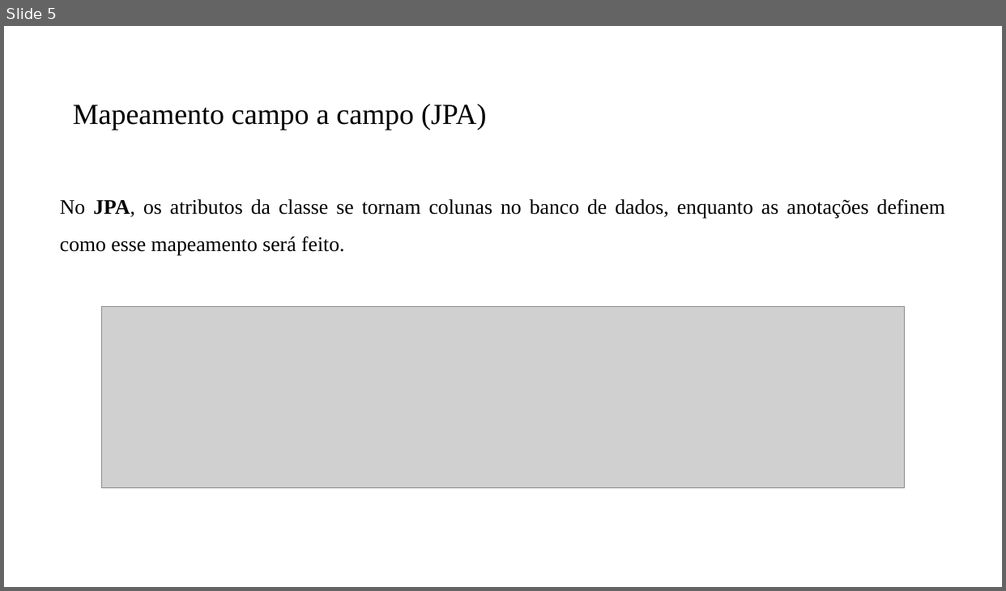
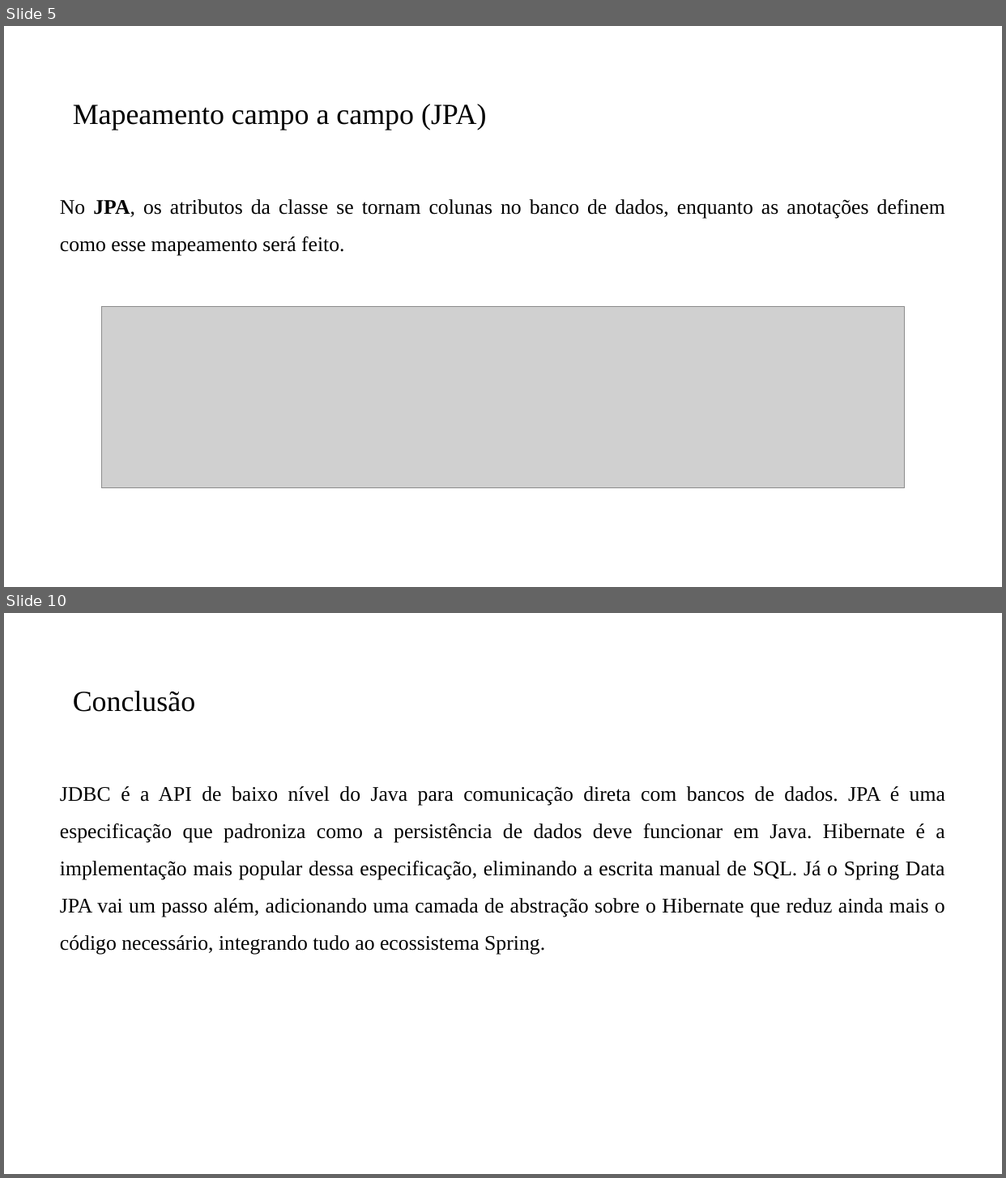
Before and after one commit to PedroMiho/UMC, a slide deck: Projeto de Software e Segurança da Informação - 2026/Projeto de Software/Aula13-BancoDados/Banco de Dados.pptx. Shown one above the other, each under a label of ours: slide 5 before the commit, slides 5 and 10 after it; the slides between them are not shown. The pictures are 1006x591 and 1006x1178 pixels, drawn with LibreOffice and Linux fonts; fonts in the diff are those of the drawing; grey boxes stand for pictures; background and template pictures are left out. Boxes give left, top, right and bottom in pixels: in the first picture for what was removed or moved away, otherwise in the second. Text is boxed around its words. In the diff, an @@ line names an element or a change of style, - is before the commit and + after.

```diff
--- a/Projeto de Software e Segurança da Informação - 2026/Projeto de Software/Aula13-BancoDados/Banco de Dados.pptx
+++ b/Projeto de Software e Segurança da Informação - 2026/Projeto de Software/Aula13-BancoDados/Banco de Dados.pptx
@@ slide 10 added at (4, 613, 1002, 1174), background #FFFFFF @@
@@ title added at (73, 691, 195, 712), 28 pt, text #000000 @@
+Conclusão
@@ text added at (60, 786, 945, 955), 20 pt, text #000000 @@
+JDBC é a API de baixo nível do Java para comunicação direta com bancos de dados. JPA é uma especificação que padroniza como a persistência de dados deve funcionar em Java. Hibernate é a implementação mais popular dessa especificação, eliminando a escrita manual de SQL. Já o Spring Data JPA vai um passo além, adicionando uma camada de abstração sobre o Hibernate que reduz ainda mais o código necessário, integrando tudo ao ecossistema Spring.
```
Also in this commit, not shown: 1 slide changed, 3 other slides added, 1 slide removed.
